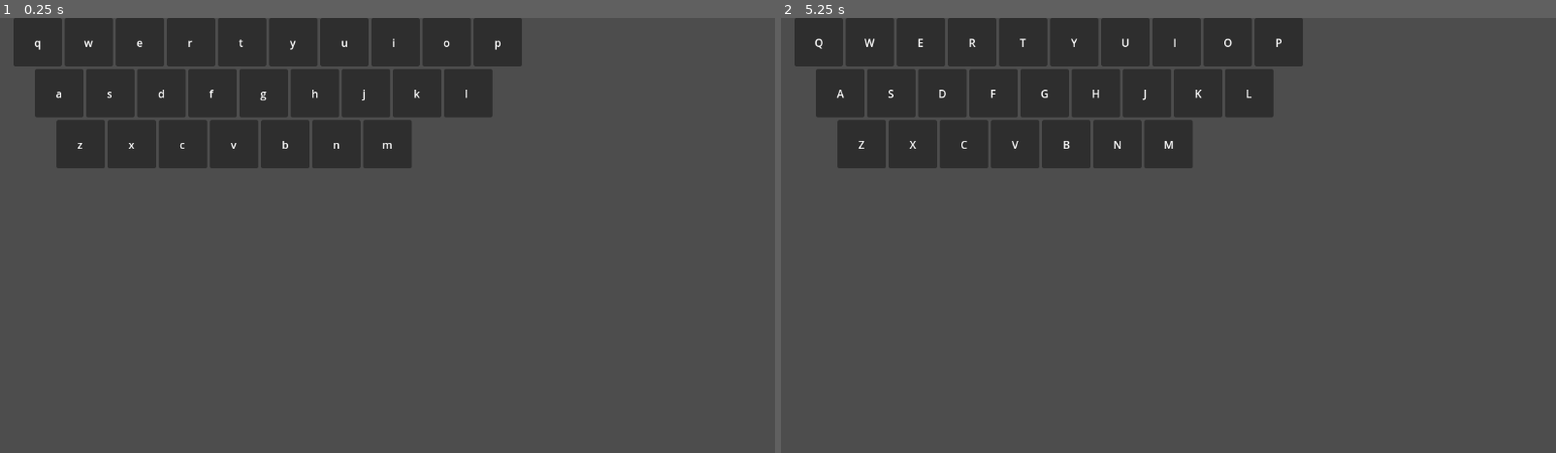
Above: before the commit, frames 1-2 (left to right).
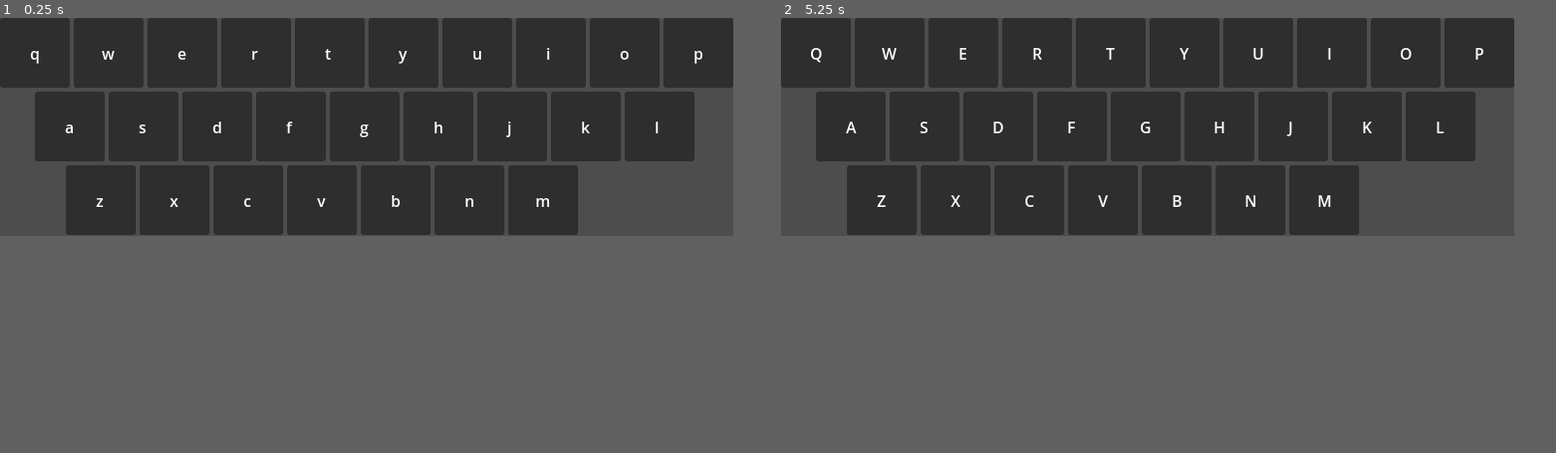
Above: after the commit, the same moments.

Repository: kieranknowles1/nixcfg
Game: Godot game, scene res://main.tscn
The game is run twice, just before and just after one commit, with the same random seed, the same clock (stepped at 60 frames per second) and the same inputs.
Inputs:
- Up to frame 1 (0.25 s): no input
- Up to frame 2 (5.25 s): tap Enter at 0.5, 2, 3.5 s; hold Shift 0.53-1.28 s; tap Space at 1.25, 2.75, 4.25 s; tap Alt at 1.35 s; hold Ctrl 2.03-2.78 s; tap Shift at 2.85 s; hold Alt 3.53-4.28 s; tap Ctrl at 4.35 s; hold Shift from 5.03 s (still down)
In our replay, the window is 799x449 before the commit and 756x225 after it. These sizes can differ from the game's own. Grey fills any space a smaller window leaves; there, only what the larger window draws over its background counts as a difference.

The runs differ from the first frame. In frame 1, 23% of the frame differs, in the area x 0-95%, y 0-50%; in frame 2, 23%.

Commit message:
shrink window to fit contents

Diff:
--- a/project.godot
+++ b/project.godot
@@ -15,6 +15,13 @@
 config/features=PackedStringArray("4.4", "GL Compatibility")
 config/icon="res://icon.svg"
 
+[display]
+
+window/size/viewport_width=756
+window/size/viewport_height=225
+window/size/resizable=false
+window/size/borderless=true
+
 [rendering]
 
 renderer/rendering_method="gl_compatibility"
--- a/scripts/keyboard.gd
+++ b/scripts/keyboard.gd
@@ -19,7 +19,7 @@
 	return row
 
 func _ready():
-	var padding = 16
+	var padding = 0
 	var row = new_row(padding)
 	for key in LAYOUT.split(""):
 		if key == '|':
